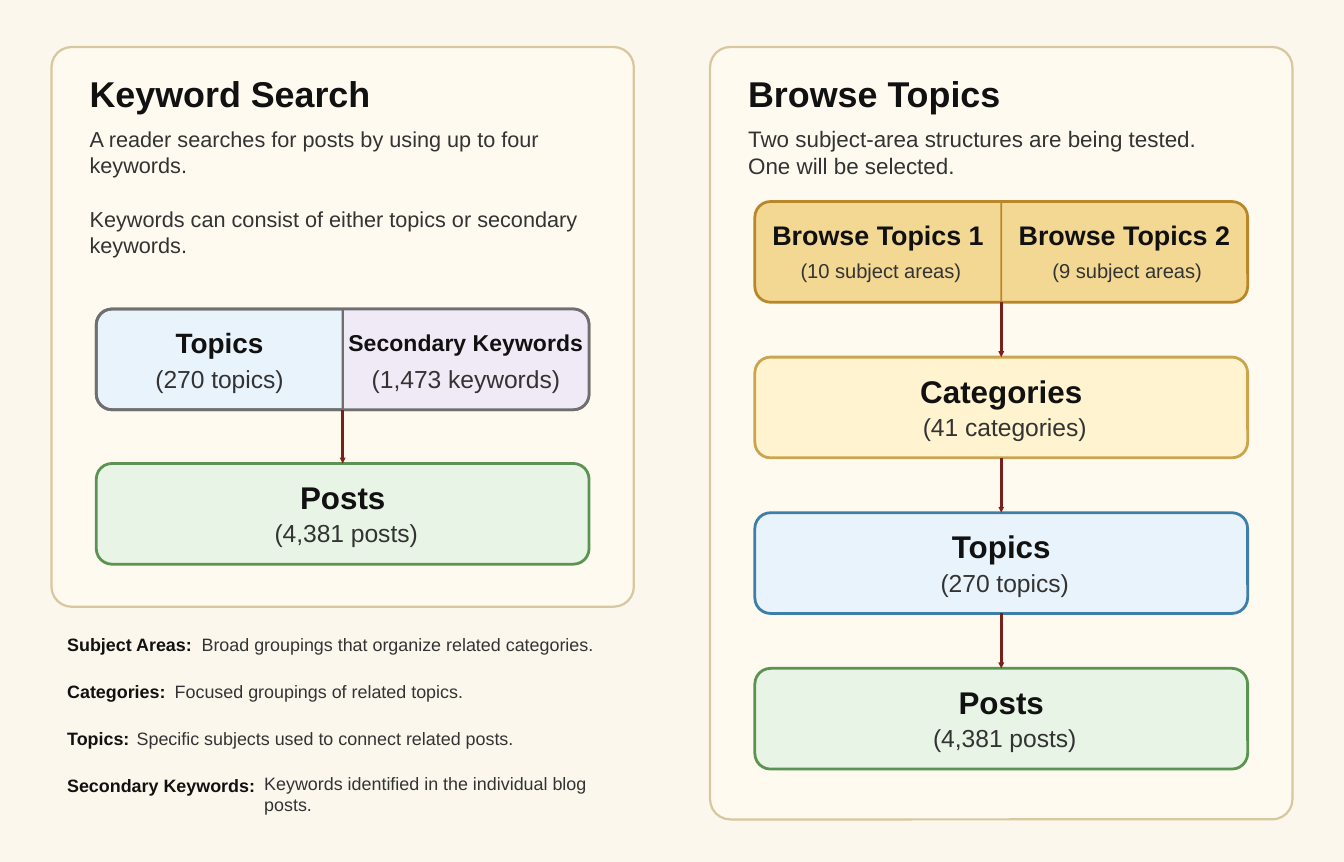
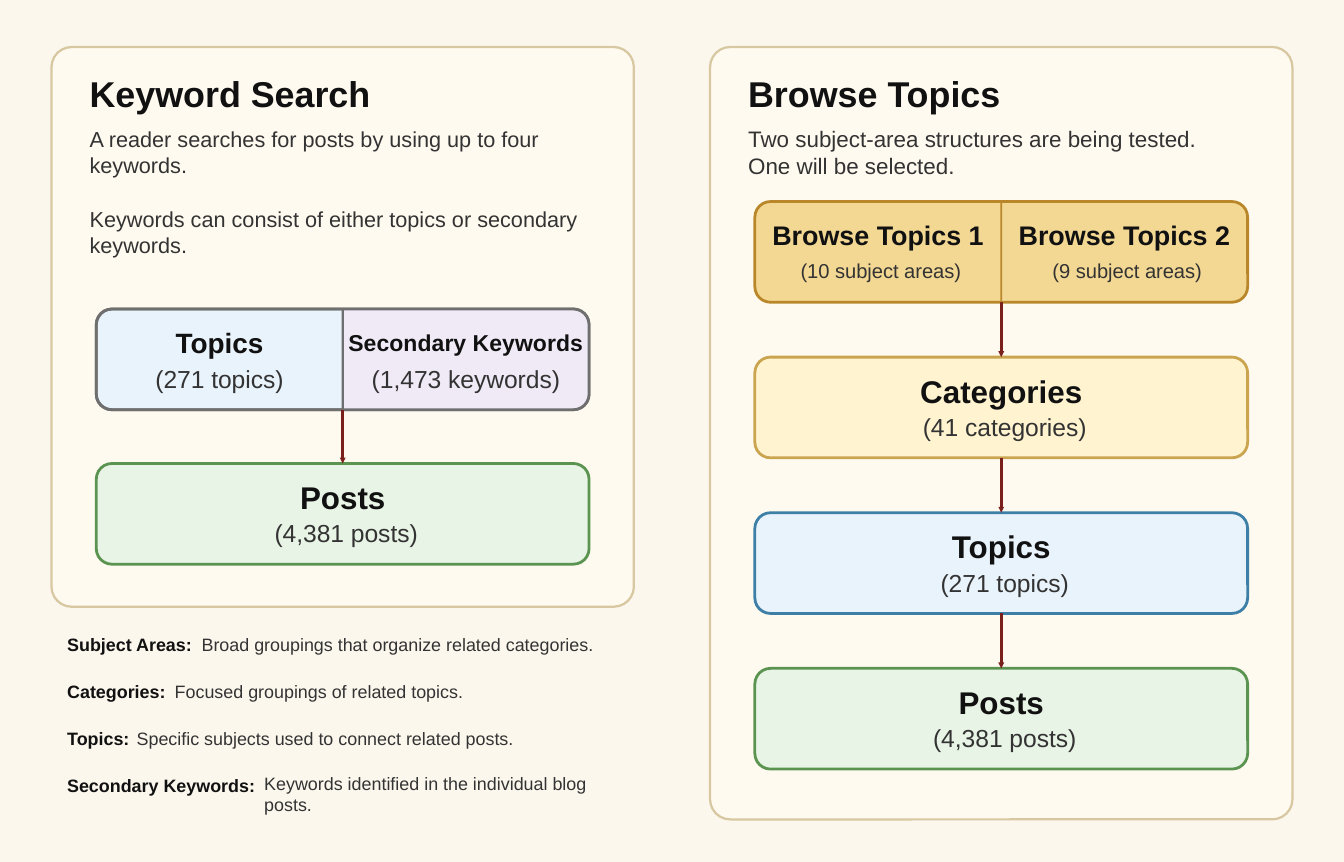
Before and after one commit to SteveEastin123/bart-blog-demo, a slide deck: slide 1 of docs/ehrman_search_methods_editable.pptx. Drawn at 1344x862 pixels with LibreOffice and Linux fonts; fonts in the diff are those of the drawing. Boxes give left, top, right and bottom in pixels: in the first picture for what was removed or moved away, otherwise in the second. Text is boxed around its words. In the diff, an @@ line names an element or a change of style, - is before the commit and + after.

```diff
--- a/docs/ehrman_search_methods_editable.pptx
+++ b/docs/ehrman_search_methods_editable.pptx
@@ text at [155, 370, 283, 393]: text changed @@
-(270 topics)
+(271 topics)
@@ text at [941, 574, 1068, 597]: text changed @@
-(270 topics)
+(271 topics)
```
Also in this commit, not shown: 5 other files.
